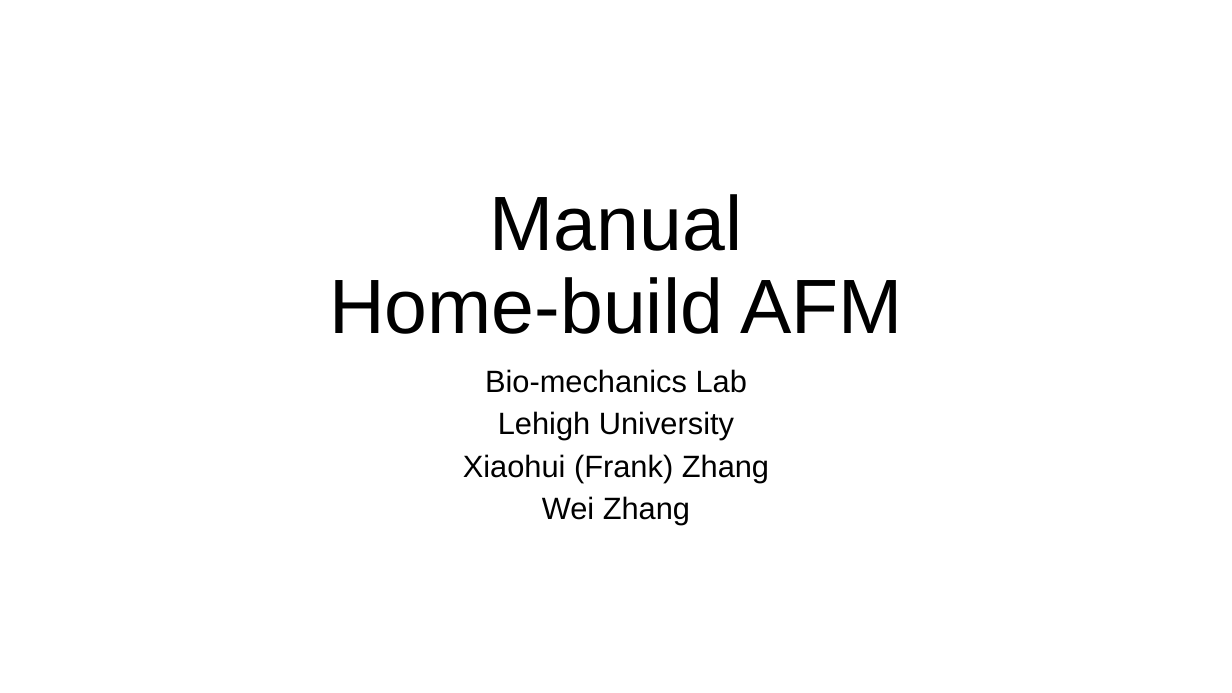
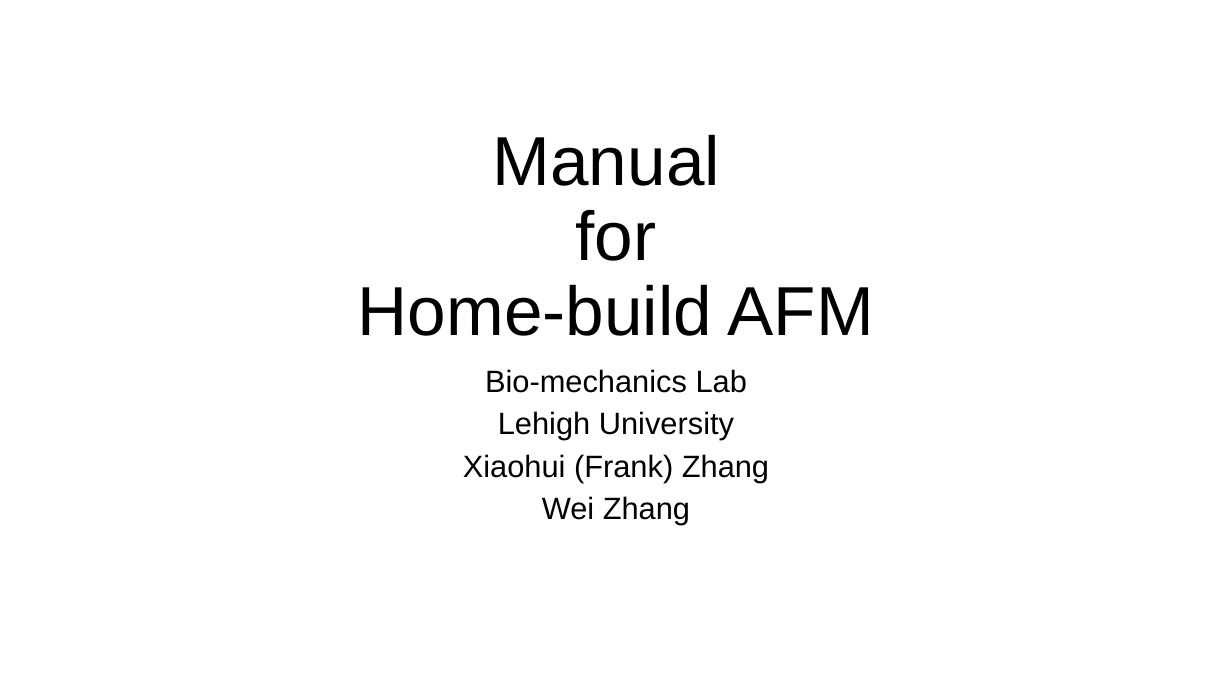
Before and after one commit to weizh888/DataAnalysisBioMechanicsLab, a slide deck: slide 1 of Manual - AFM (home-build).pptx. Drawn at 1232x693 pixels with LibreOffice and Linux fonts; fonts in the diff are those of the drawing. Boxes give left, top, right and bottom in pixels: in the first picture for what was removed or moved away, otherwise in the second. Text is boxed around its words. In the diff, an @@ line names an element or a change of style, - is before the commit and + after.

```diff
--- a/Manual - AFM (home-build).pptx
+++ b/Manual - AFM (home-build).pptx
@@ title at [358, 134, 874, 336]: text changed; size 60 to 54 pt @@
-Manual
-Home-build AFM
+Manual
+for
+Home-build AFM
```
Also in this commit, not shown: 3 other slides changed, 11 slides added.
